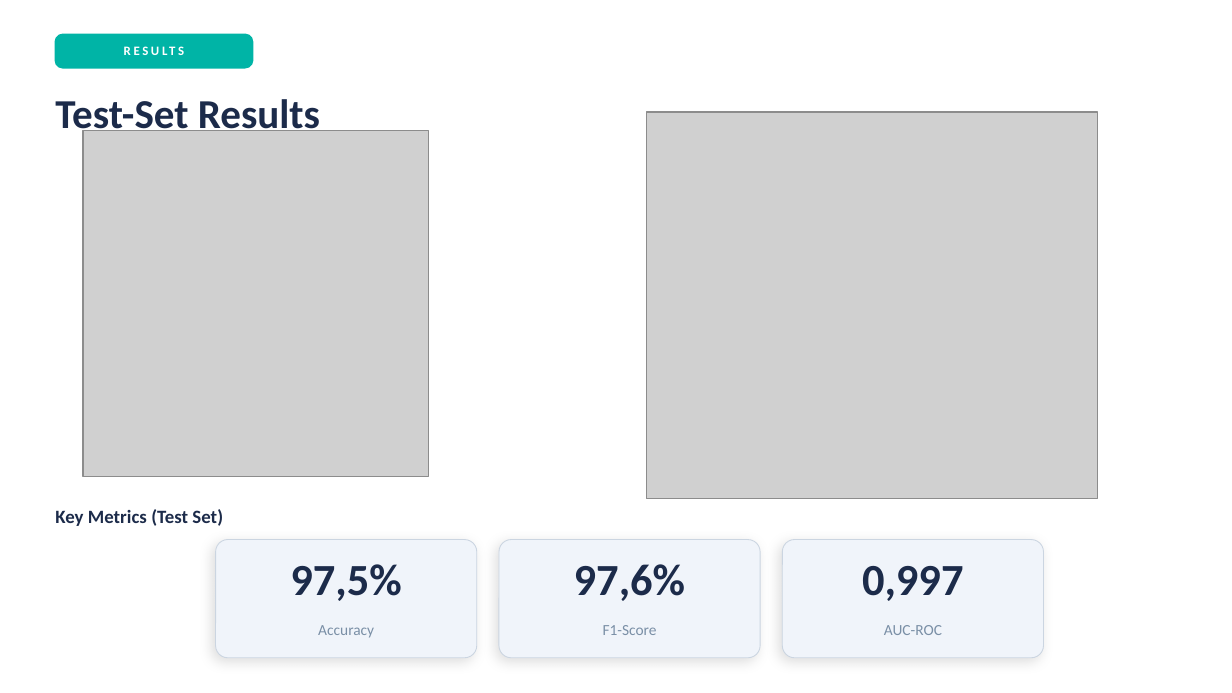
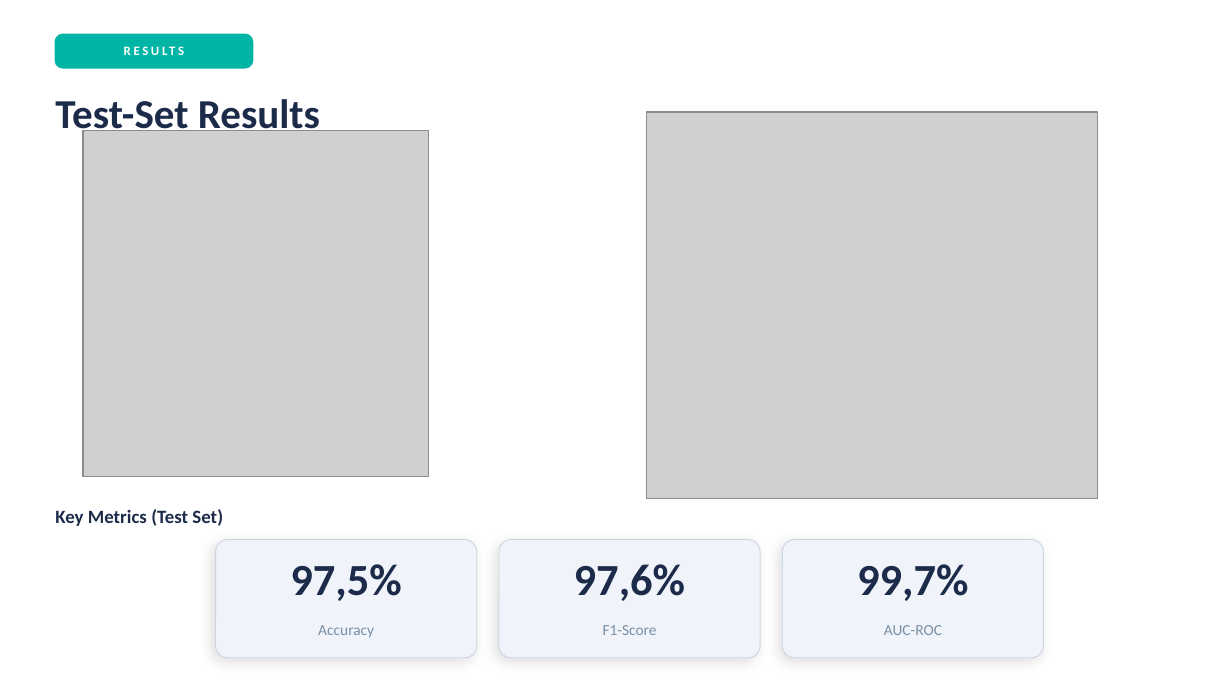
Before and after one commit to jackomazi/data-mining-and-machine-learning-project, a slide deck: slide 9 of project_presentation.pptx. Drawn at 1232x693 pixels with LibreOffice and Linux fonts; fonts in the diff are those of the drawing; grey boxes stand for pictures. Boxes give left, top, right and bottom in pixels: in the first picture for what was removed or moved away, otherwise in the second. Text is boxed around its words. In the diff, an @@ line names an element or a change of style, - is before the commit and + after.

```diff
--- a/project_presentation.pptx
+++ b/project_presentation.pptx
@@ text at [857, 564, 968, 601]: text changed @@
-0,997
+99,7%
```
Also in this commit, not shown: 5 other files.
